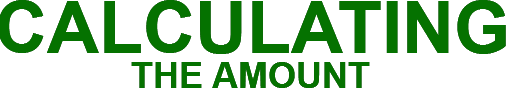
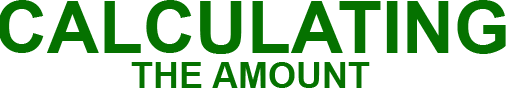
Revision of a layered 506 x 88 image; what changed, layer by layer:
hid group "1" (1st of 4, in "Eng" › "CALCULANDO IMPORTE") (2 layers) over (0, 0, 506, 88)
